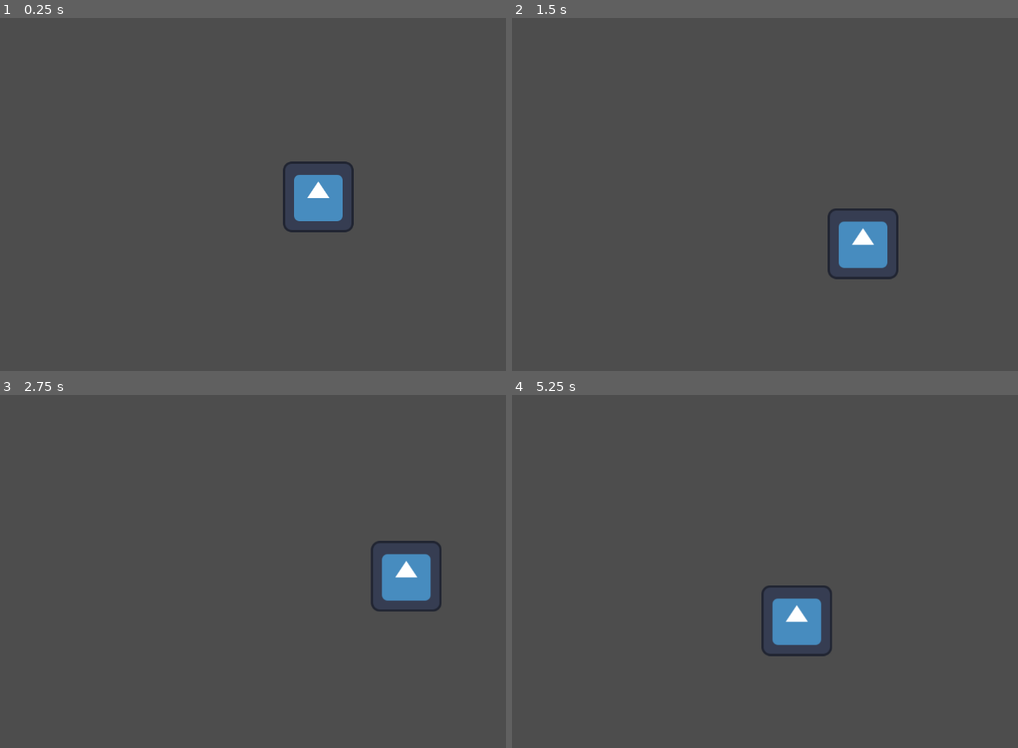
Above: before the commit, frames 1-4 (two rows, left to right).
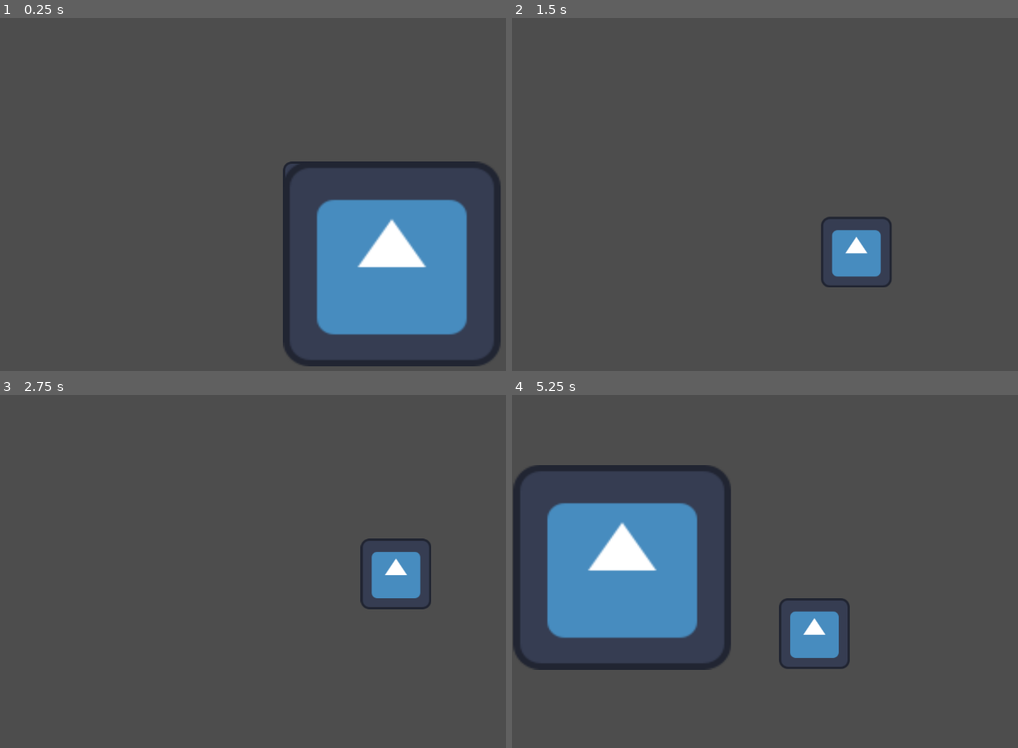
Above: after the commit, the same moments.

Repository: sglasha/Soul-RPG
Game: Godot game, scene res://Game_World/Levels/test_scene.tscn
Same seed, same stepped clock (60 frames per second), same inputs: the game is played once before the commit and once after it. The engine's default icon, where the game draws it, is replaced by a stand-in: a white triangle on a blue panel in a dark square.
Inputs:
- Up to frame 1 (0.25 s): no input
- Up to frame 2 (1.5 s): tap Enter at 0.5 s; hold Right (right) 0.53-1.28 s; hold X (roll, bound only after the commit) 0.53-1.28 s; hold Down (down) from 1.28 s (still down); tap X (roll, bound only after the commit) at 1.35 s
- Up to frame 3 (2.75 s): release Down (down) at 2.03 s; hold Right (right) from 2.03 s (still down); hold X (roll, bound only after the commit) from 2.03 s (still down)
- Up to frame 4 (5.25 s): release Right (right) at 2.78 s; release X (roll, bound only after the commit) at 2.78 s; hold Up (up) 2.78-3.53 s; tap X (roll, bound only after the commit) at 2.85, 4.35 s; hold X (roll, bound only after the commit) 3.53-4.28 s; hold Left (left) 3.53-5.03 s; hold Down (down) from 5.03 s (still down); hold X (roll, bound only after the commit) from 5.03 s (still down)

The runs differ from the first frame. In frame 1, 15% of the frame differs, in the area x 55-99%, y 40-99%; in frame 2, 1.6%; in frame 3, 1.4%; in frame 4, 17%, in the area x 0-67%, y 19-78%.

Commit message:
set up basic rolling movement, Need to debug player moving during roll

Diff:
--- a/Game_World/Entities/Player/Scenes/player.tscn
+++ b/Game_World/Entities/Player/Scenes/player.tscn
@@ -1,7 +1,8 @@
-[gd_scene load_steps=4 format=3 uid="uid://c6wjb2b40nk0h"]
+[gd_scene load_steps=5 format=3 uid="uid://c6wjb2b40nk0h"]
 
 [ext_resource type="Script" uid="uid://dnslxsc2alk6g" path="res://Game_World/Entities/Player/Scripts/Player_Movement.gd" id="1_5f37o"]
 [ext_resource type="Texture2D" uid="uid://djtuolfsqfna0" path="res://icon.svg" id="2_qnsks"]
+[ext_resource type="Script" uid="uid://lkrmh1d7c2gy" path="res://Game_World/Entities/Player/Scripts/Roll.gd" id="3_my88a"]
 
 [sub_resource type="CircleShape2D" id="CircleShape2D_8wxp0"]
 
@@ -16,5 +17,20 @@
 
 [node name="Timers" type="Node2D" parent="."]
 
+[node name="Roll_Timer" type="Timer" parent="Timers"]
+wait_time = 0.5
+one_shot = true
+
 [node name="Camera2D" type="Camera2D" parent="."]
+process_callback = 0
 position_smoothing_enabled = true
+position_smoothing_speed = 10.0
+
+[node name="Abilities" type="Node2D" parent="."]
+
+[node name="Roll" type="Node2D" parent="Abilities" node_paths=PackedStringArray("player", "roll_timer")]
+script = ExtResource("3_my88a")
+player = NodePath("../..")
+roll_timer = NodePath("../../Timers/Roll_Timer")
+
+[connection signal="timeout" from="Timers/Roll_Timer" to="Abilities/Roll" method="_on_roll_timer_timeout"]
--- /dev/null
+++ b/Game_World/Entities/Player/Scripts/Roll.gd
@@ -0,0 +1,25 @@
+extends Node2D
+
+@export var player : CharacterBody2D
+@export var roll_timer : Timer
+@export var roll_speed_multiplier = 2
+var rolling = false
+var direction = Vector2(0,0)
+
+func _physics_process(delta: float) -> void:
+	# calculate direction from player velocity, limit direction between -1 and 1 to prevent compounding roll speed
+	# Diagonal
+	if player.velocity != Vector2(0,0):
+		direction = player.velocity.normalized()
+
+
+	if Input.is_action_pressed("roll") and not rolling:
+		roll_timer.start()
+		rolling = true
+
+	if rolling:
+		player.velocity = player.speed * direction * roll_speed_multiplier
+
+
+func _on_roll_timer_timeout() -> void:
+	rolling = false
--- a/Game_World/Levels/test_scene.tscn
+++ b/Game_World/Levels/test_scene.tscn
@@ -1,7 +1,13 @@
-[gd_scene load_steps=2 format=3 uid="uid://c1yt7gev07stq"]
+[gd_scene load_steps=3 format=3 uid="uid://c1yt7gev07stq"]
 
 [ext_resource type="PackedScene" uid="uid://c6wjb2b40nk0h" path="res://Game_World/Entities/Player/Scenes/player.tscn" id="1_hne3r"]
+[ext_resource type="Texture2D" uid="uid://djtuolfsqfna0" path="res://icon.svg" id="2_hk461"]
 
 [node name="Test Scene" type="Node2D"]
 
 [node name="Player" parent="." instance=ExtResource("1_hne3r")]
+
+[node name="Sprite2D" type="Sprite2D" parent="."]
+position = Vector2(133, 121.5)
+scale = Vector2(3.078125, 2.8984375)
+texture = ExtResource("2_hk461")
--- a/project.godot
+++ b/project.godot
@@ -47,3 +47,8 @@
 , Object(InputEventKey,"resource_local_to_scene":false,"resource_name":"","device":-1,"window_id":0,"alt_pressed":false …(183 unchanged characters)…
 ]
 }
+roll={
+"deadzone": 0.2,
+"events": [Object(InputEventKey,"resource_local_to_scene":false,"resource_name":"","device":-1,"window_id":0,"alt_pressed":false,"shift_pressed":false,"ctrl_pressed":false,"meta_pressed":false,"pressed":false,"keycode":0,"physical_keycode":88,"key_label":0,"unicode":120,"location":0,"echo":false,"script":null)
+]
+}
Not shown, added: Game_World/Entities/Player/Scripts/Roll.gd.uid
